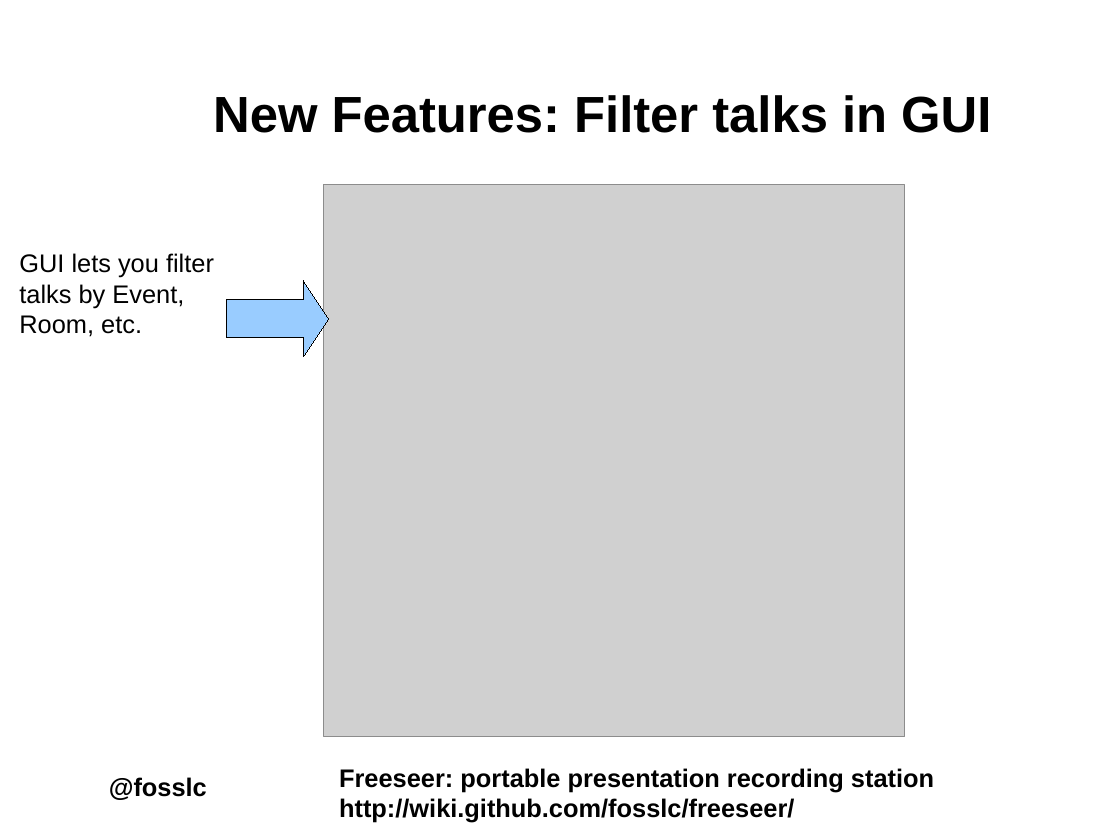
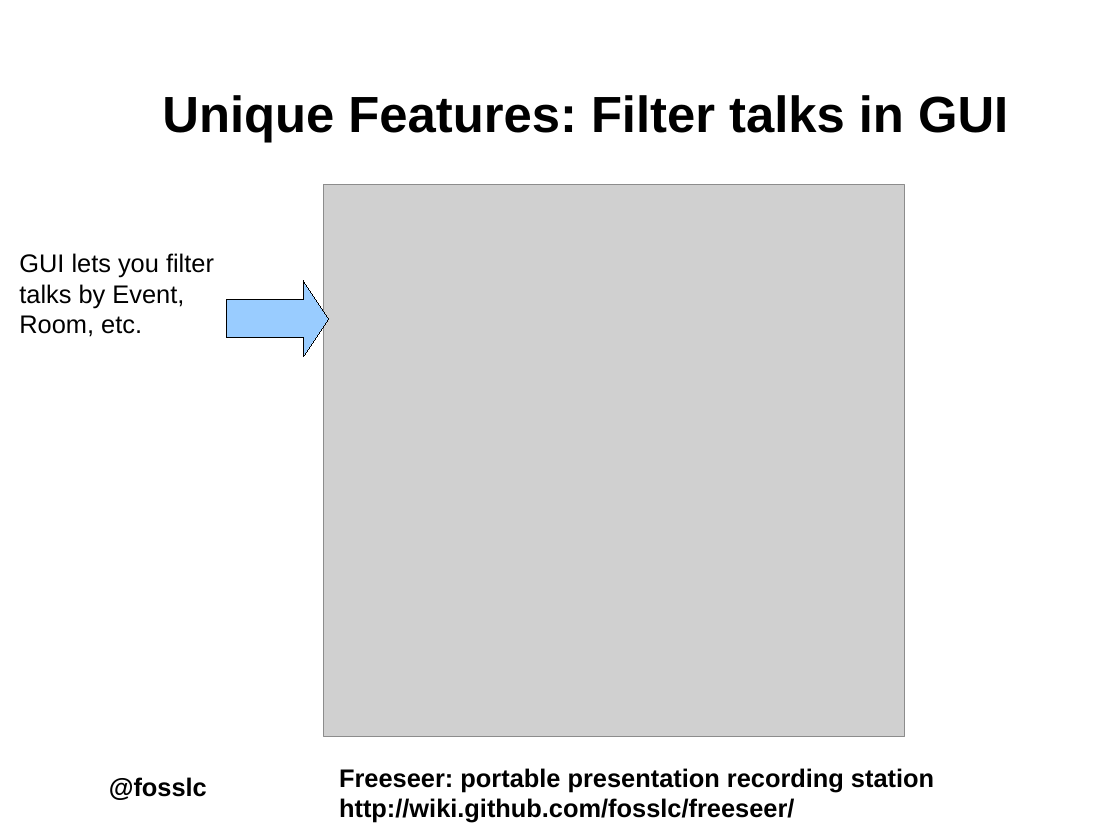
Before and after one commit to Freeseer/freeseer, a slide deck: slide 11 of docs/presentations/intro/freeseer_intro.odp. Drawn at 1120x840 pixels with LibreOffice and Linux fonts; fonts in the diff are those of the drawing; grey boxes stand for pictures; background and template pictures are left out. Boxes give left, top, right and bottom in pixels: in the first picture for what was removed or moved away, otherwise in the second. Text is boxed around its words. In the diff, an @@ line names an element or a change of style, - is before the commit and + after.

```diff
--- a/docs/presentations/intro/freeseer_intro.odp
+++ b/docs/presentations/intro/freeseer_intro.odp
@@ text at (162,95,1008,142): text changed @@
-New Features: Filter talks in GUI
+Unique Features: Filter talks in GUI
```
Also in this commit, not shown: 4 other slides changed, 1 slide added.
